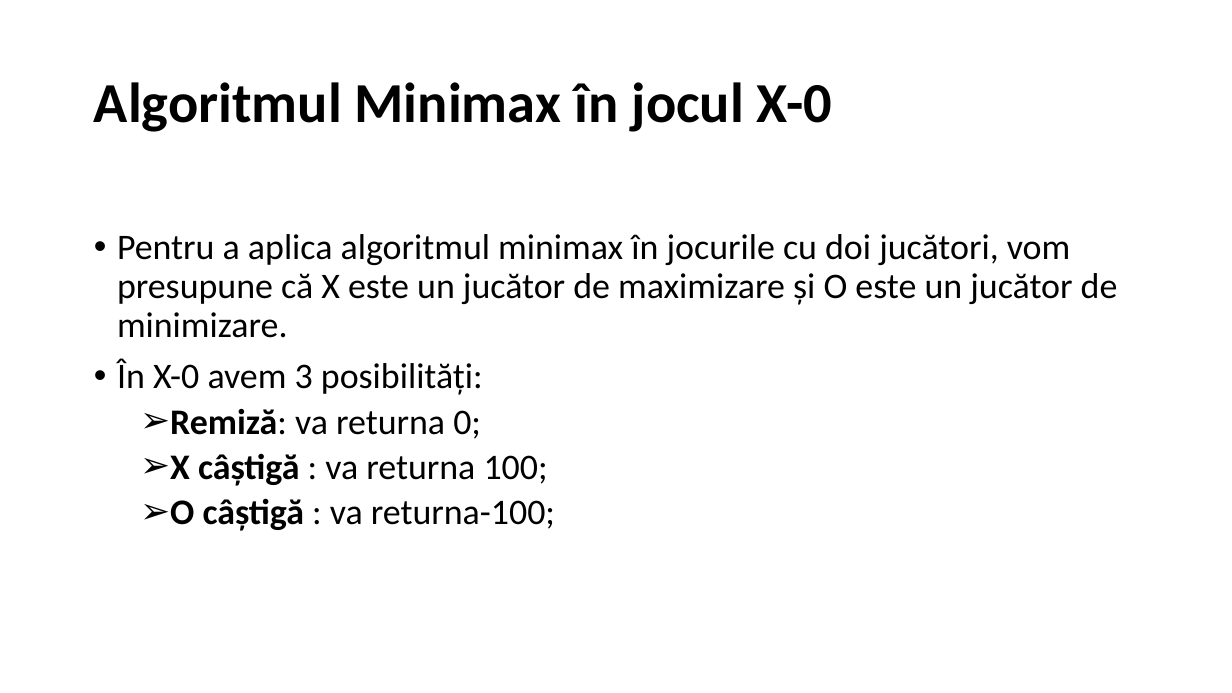
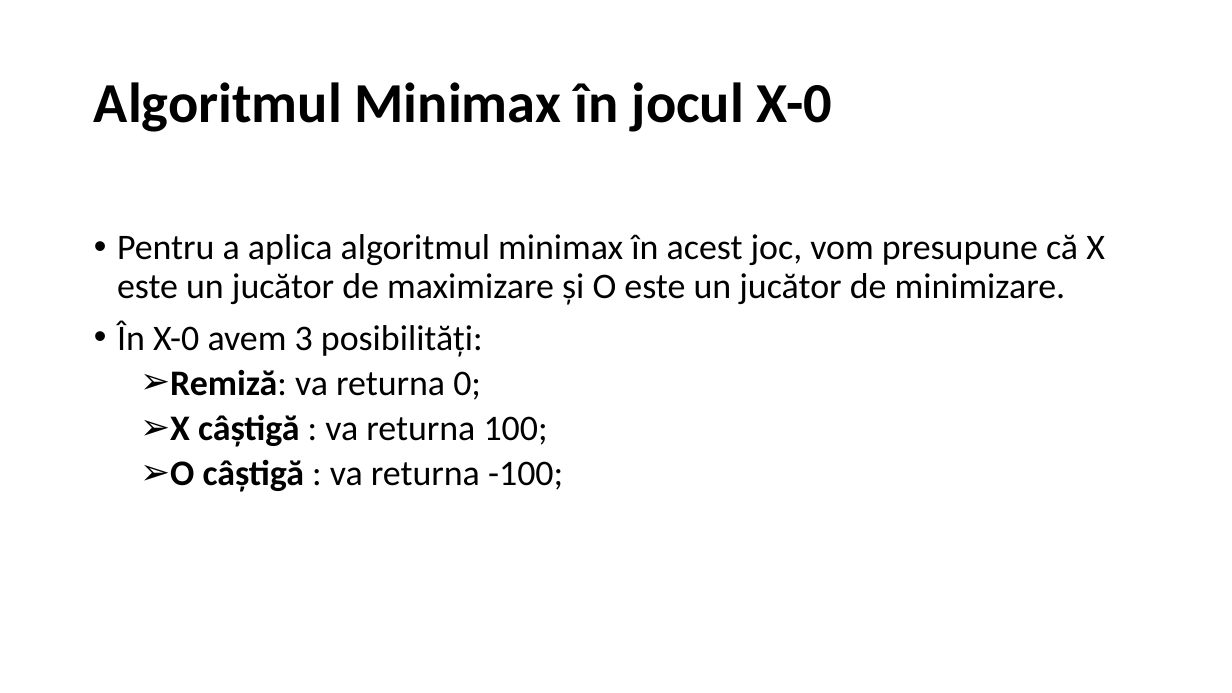
Before and after one commit to bogdanbudescu/nx-web-mobile, a slide deck: slide 2 of X-O Minimax 1.pptx. Drawn at 1232x693 pixels with LibreOffice and Linux fonts; fonts in the diff are those of the drawing. Boxes give left, top, right and bottom in pixels: in the first picture for what was removed or moved away, otherwise in the second. Text is boxed around its words. In the diff, an @@ line names an element or a change of style, - is before the commit and + after.

```diff
--- a/X-O Minimax 1.pptx
+++ b/X-O Minimax 1.pptx
@@ text at [117,234,1105,305]: text changed @@
-• Pentru a aplica algoritmul minimax în jocurile cu doi jucători, vom presupune că X este un jucător de maximizare și O este un jucător de minimizare.
+• Pentru a aplica algoritmul minimax în acest joc, vom presupune că X este un jucător de maximizare și O este un jucător de minimizare.
@@ text at [170,459,563,492]: spaces changed @@
-  ➢ O câștigă : va returna-100;
+  ➢ O câștigă : va returna -100;
```
Also in this commit, not shown: 1 slide added, 1 slide removed, 4 other files.
